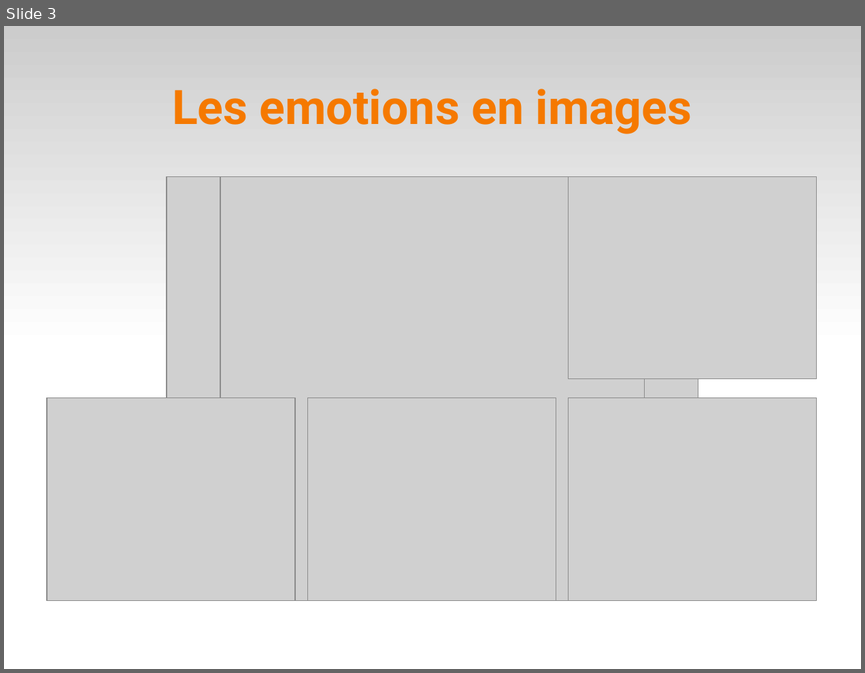
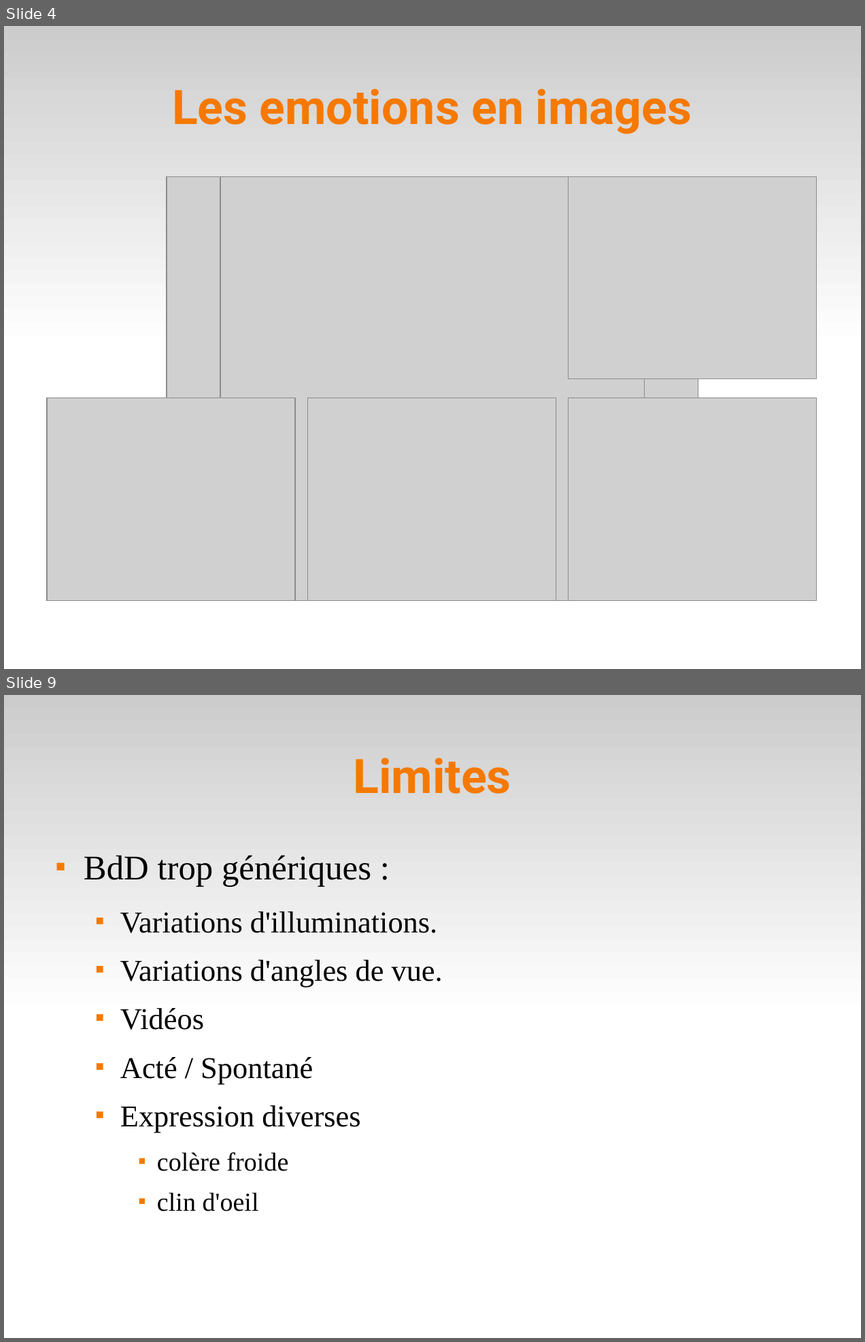
Before and after one commit to sairamnivedita/emotion-detection, a slide deck: doc/pres.odp. Shown one above the other, each under a label of ours: slide 3 before the commit, slides 4 and 9 after it; the slides between them are not shown. The pictures are 865x673 and 865x1342 pixels, drawn with LibreOffice and Linux fonts; fonts in the diff are those of the drawing; grey boxes stand for pictures. Boxes give left, top, right and bottom in pixels: in the first picture for what was removed or moved away, otherwise in the second. Text is boxed around its words. In the diff, an @@ line names an element or a change of style, - is before the commit and + after.

```diff
--- a/doc/pres.odp
+++ b/doc/pres.odp
@@ slide 9 added at box(4, 695, 861, 1338), background #FFFFFF; not listed: 1 template element that a slide beside it also shows @@
@@ title added at box(354, 758, 511, 794), 44 pt, text #F57900, bold @@
+Limites
@@ text added at box(84, 855, 443, 1211), 28 pt, text #000000 @@
+■ BdD trop génériques :
+  ■ Variations d'illuminations.
+  ■ Variations d'angles de vue.
+  ■ Vidéos
+  ■ Acté / Spontané
+  ■ Expression diverses
+    ■ colère froide
+    ■ clin d'oeil
@@ what was slide 3 is now slide 4 @@
```
Also in this commit, not shown: 8 slides changed, 5 other slides added, 3 slides removed, 1 other file.
